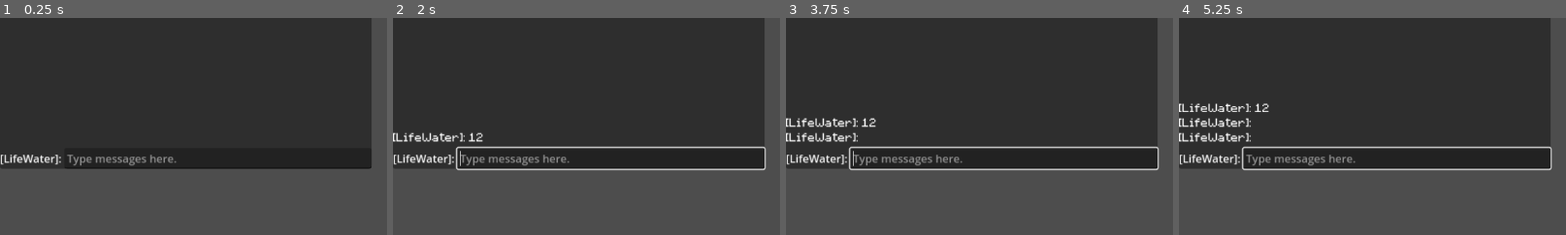
Above: before the commit, frames 1-4 (left to right).
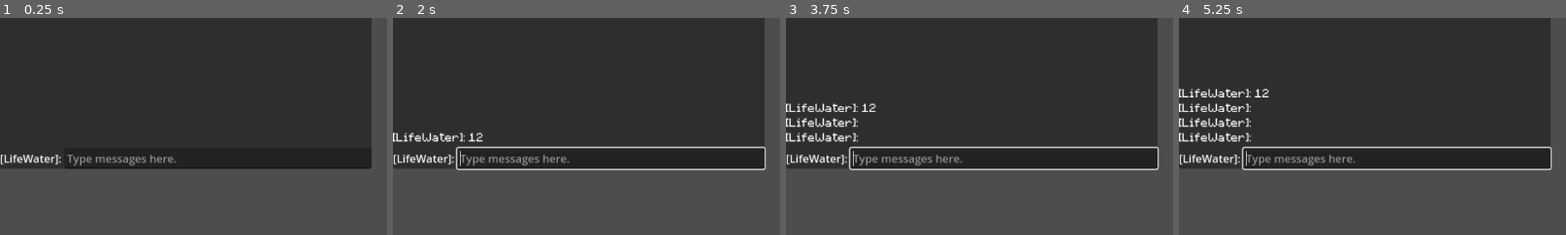
Above: after the commit, the same moments.

Repository: lifewater/godot-chatbox
Game: Godot game, scene res://chatbox.tscn
The game is run twice, just before and just after one commit, with the same random seed, the same clock (stepped at 60 frames per second) and the same inputs.
Inputs (mouse positions are % of the whole screen's width and height, from its top left):
- Up to frame 1 (0.25 s): no input
- Up to frame 2 (2 s): click (28, 37) at 0.52 s; type "12" at 0.6 s; tap Enter at 1.25, 1.35 s
- Up to frame 3 (3.75 s): tap Space at 2, 3.5 s; tap Enter at 2.1, 2.75, 2.85, 3.6 s
- Up to frame 4 (5.25 s): tap Enter at 4.25, 4.35, 5.1 s; tap Space at 5 s
The pictures show only the part of the screen within x 0-50%, y 5-55%; the shares and areas given below are measured in that part.

Frames 1-2 are identical in both runs. In frame 3, 0.6% of the frame differs, in the area x 0-24%, y 39-51%; in frame 4, 0.6%, in the area x 0-24%, y 32-69%.

Commit message:
Update chatbox.gd
removed scroll_to_line

Diff:
--- a/chatbox.gd
+++ b/chatbox.gd
@@ -9,7 +9,7 @@
 func _ready():
 	inputLabel.text = "[" + user_name + "]:"
 	inputEdit.connect("text_submitted", handle_input)
-	inputEdit.keep_editing_on_text_submit = false
+	inputEdit.keep_editing_on_text_submit = true
 
 
 func _input(event):
@@ -21,7 +21,6 @@
 
 func add_message (username, text):
 	chatLog.append_text("\n["+ username + "]: " + text)
-	chatLog.scroll_to_line(chatLog.get_line_count()-1) # this does nothing
 
 
 func handle_input(incoming_text):
